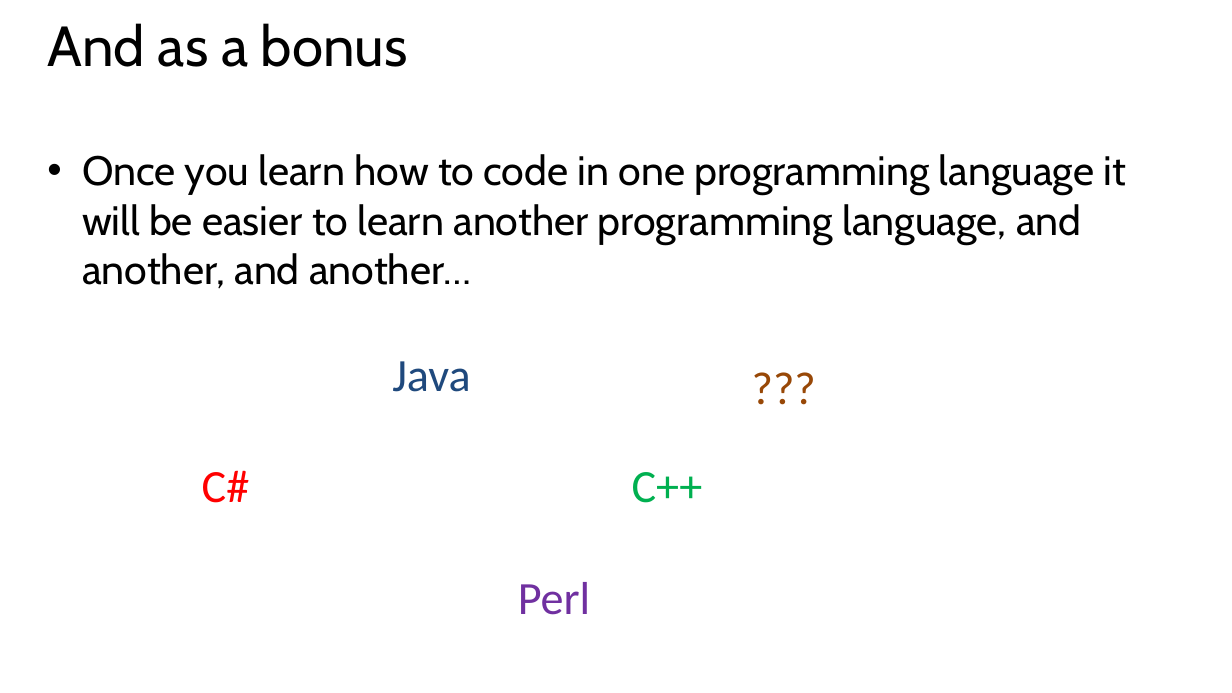
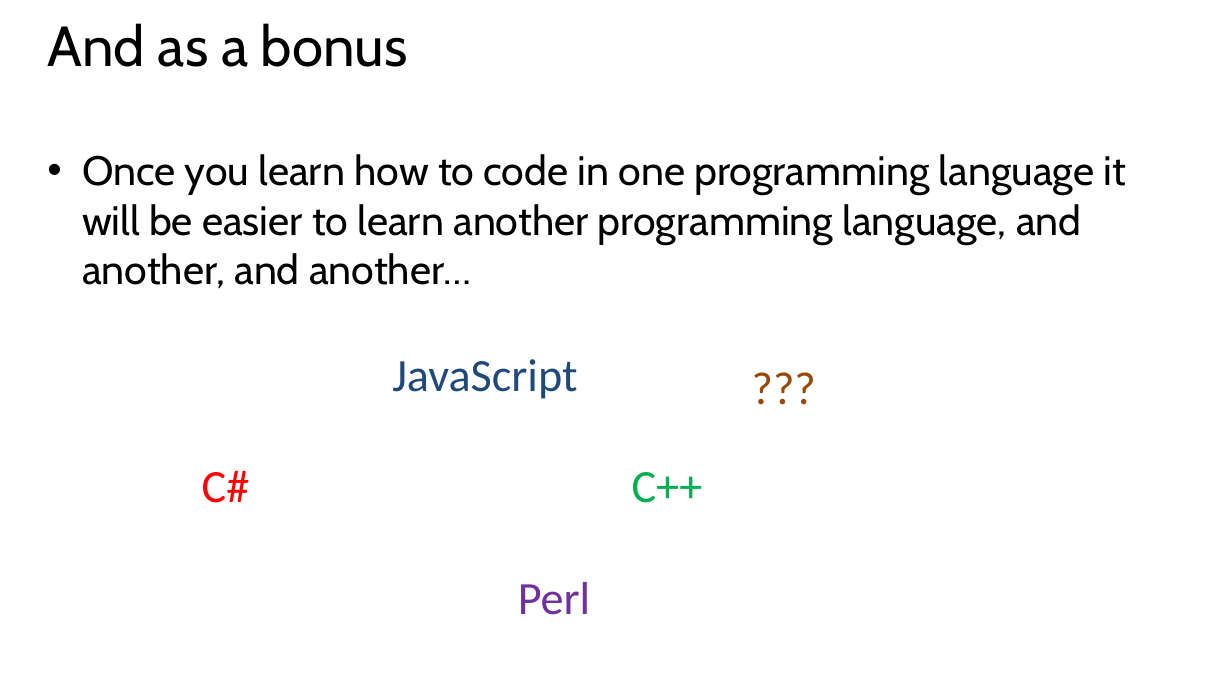
Before and after one commit to GeekTrainer/Introduction-Programming-Python, a slide deck: slide 11 of Office Docs/1 Getting Started.pptx. Drawn at 1232x693 pixels with LibreOffice and Linux fonts; fonts in the diff are those of the drawing. Boxes give left, top, right and bottom in pixels: in the first picture for what was removed or moved away, otherwise in the second. Text is boxed around its words. In the diff, an @@ line names an element or a change of style, - is before the commit and + after.

```diff
--- a/Office Docs/1 Getting Started.pptx
+++ b/Office Docs/1 Getting Started.pptx
@@ text at [392, 359, 577, 399]: text changed @@
-Java
+JavaScript
```
Also in this commit, not shown: 1 other slide changed, 3 other files.
